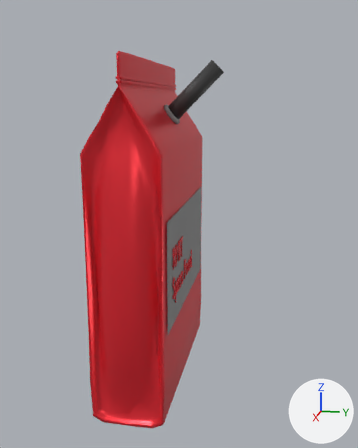
What one commit did to the Blender file Assets/Models/Pouch.blend.
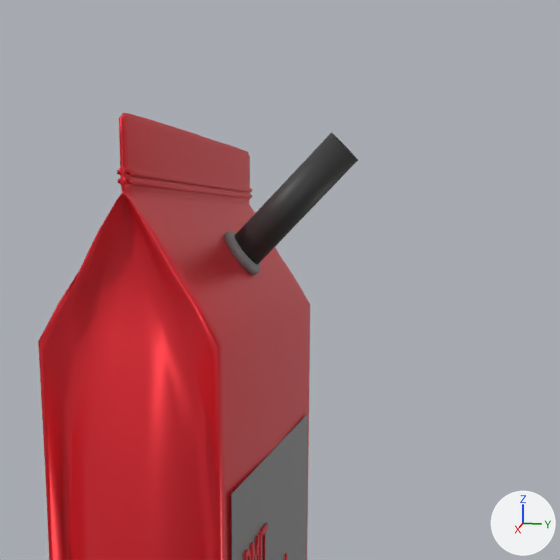
Each version is shown whole from a 50 mm lens placed at (9.08, 2.31, 5.35), pointed at (0.09, 0.51, 3.11), then close up on the part from 18% to 88% of the width and 0% to 56% of the height. The axes (+X, +Y, +Z) are drawn at lower right. The lights are the same throughout. Text is drawn in Blender's own font.

The first close-up shows 'Paper', 'Pouch', 'Straw'.
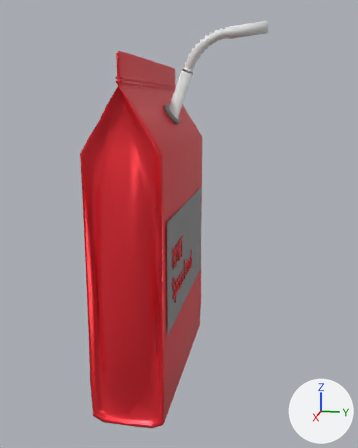
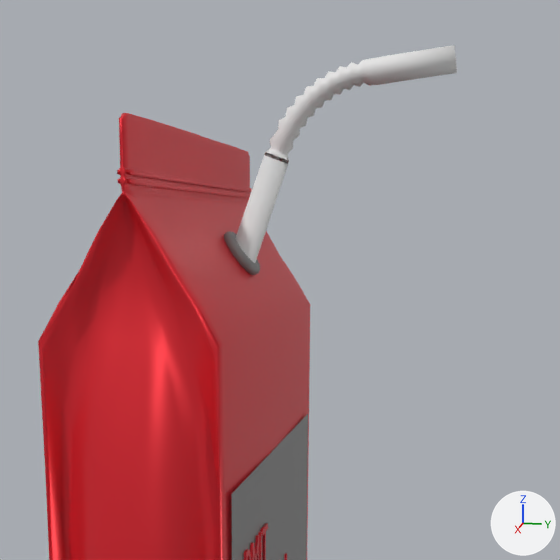
What changed in the scene script:
```text
Add me_cylinder:
    me_cylinder.from_pydata(...)  # 1856 vertices, 1888 faces; spans x -0.12..0.12, y -1.11..0.12, z -2.87..0.62
    me_cylinder.polygons.foreach_set('use_smooth', [True] * 1888)
Remove ob_straw:
    ob_straw = bpy.data.objects.new('Straw', me_straw)
    ob_straw.location = (0.0, 0.7, 5.47)
    ob_straw.rotation_euler = (-0.782, 0.0, 0.0)  # degrees (-45, 0, 0)
Add ob_cylinder:
    ob_cylinder = bpy.data.objects.new('Cylinder', me_cylinder)
    ob_cylinder.location = (-0.01, 0.85, 6.45)
    ob_cylinder.rotation_euler = (0.343, 0.0, -3.142)  # degrees (20, 0, -180)
```

Changed parts and their boxes (x1, y1, x2, y2) in the close-ups (560 x 560 px):
'Cylinder', added
    after: (235, 45, 457, 263)
'Straw', deleted (black)
    before: (234, 132, 358, 265)
